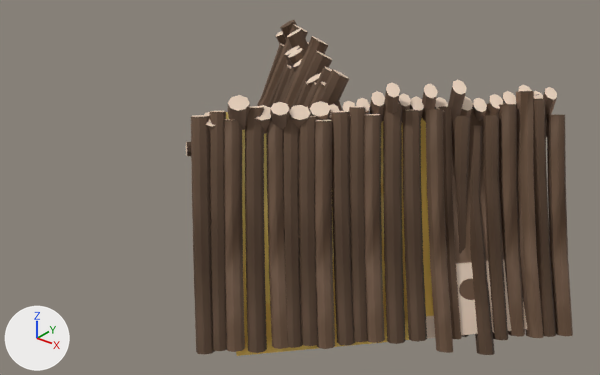
What one commit did to the FBX model Assets/Art/Models/environments/objects/house_1.fbx.
Rendered twice from a 50 mm lens placed at (13.28, -17.03, 11.8), pointed at (0.78, -1.41, 2.12). Every picture has the same lights, and +X, +Y and +Z are marked at lower left.

Objects in the first picture: 'house_1'.
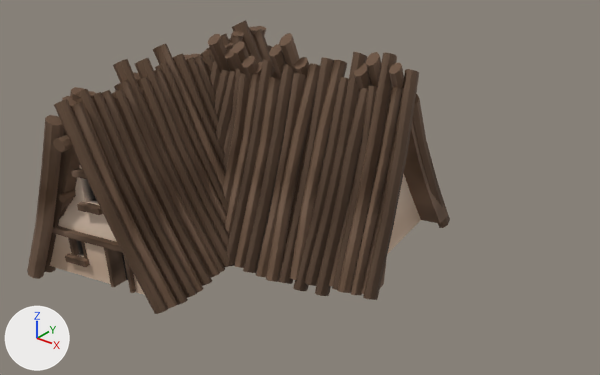
Where the change shows, as pixel boxes [x1, y1, x2, y2] in the pictures (600 x 375 px):
```json
{"object": "house_1", "change": "surface changed, turned", "before": [186, 20, 573, 356], "after": [27, 20, 450, 314]}
{"part": 1, "of": "me_cube_024", "change": "surface changed", "before": [186, 24, 557, 356], "after": [45, 26, 448, 295]}
```

The change, as JSON lines over the scene's bpy script:
```json
{"block": "me_cube_024", "where": "me_cube_024.from_pydata(...)  # 3023 vertices, 2706 faces; spans x -346.0..624.0, y -58.0..585.0, z -563.0..352.0"}
{"block": "me_cube_024", "where": "# used by ob_house_1; location = (0.0, 0.0, 0.0); rotation_euler = (1.571, 0.0, -0.747), in degrees (90, 0, -43); scale = (0.01, 0.01, 0.01)"}
{"block": "me_cube_024", "change": "me_cube_024 part 1: texture (UV) coordinates of 614 of 2706 faces, centred in x -329.0..527.0, y -1.0..583.0, z -563.0..345.0, changed; they spanned u 0.02..1.01, v 0.01..0.99 and now span u 0.01..0.71, v 0.01..0.38"}
{"op": "set", "path": "ob_house_1.rotation_euler", "old": "(1.571, 0.0, -0.747)", "new": "(1.555, 0.0581, -3.013)", "note": "degrees (90, 0, -43) -> degrees (89, 3.3, -173)"}
```
